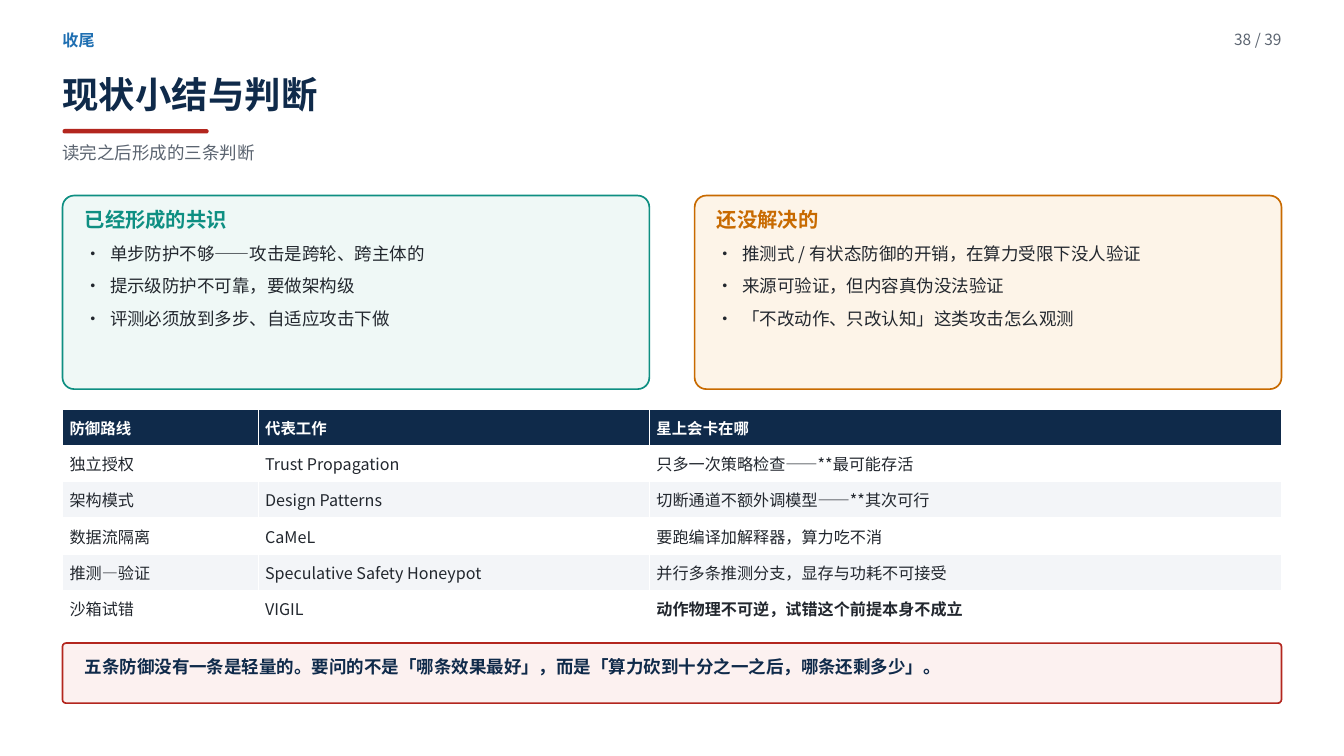
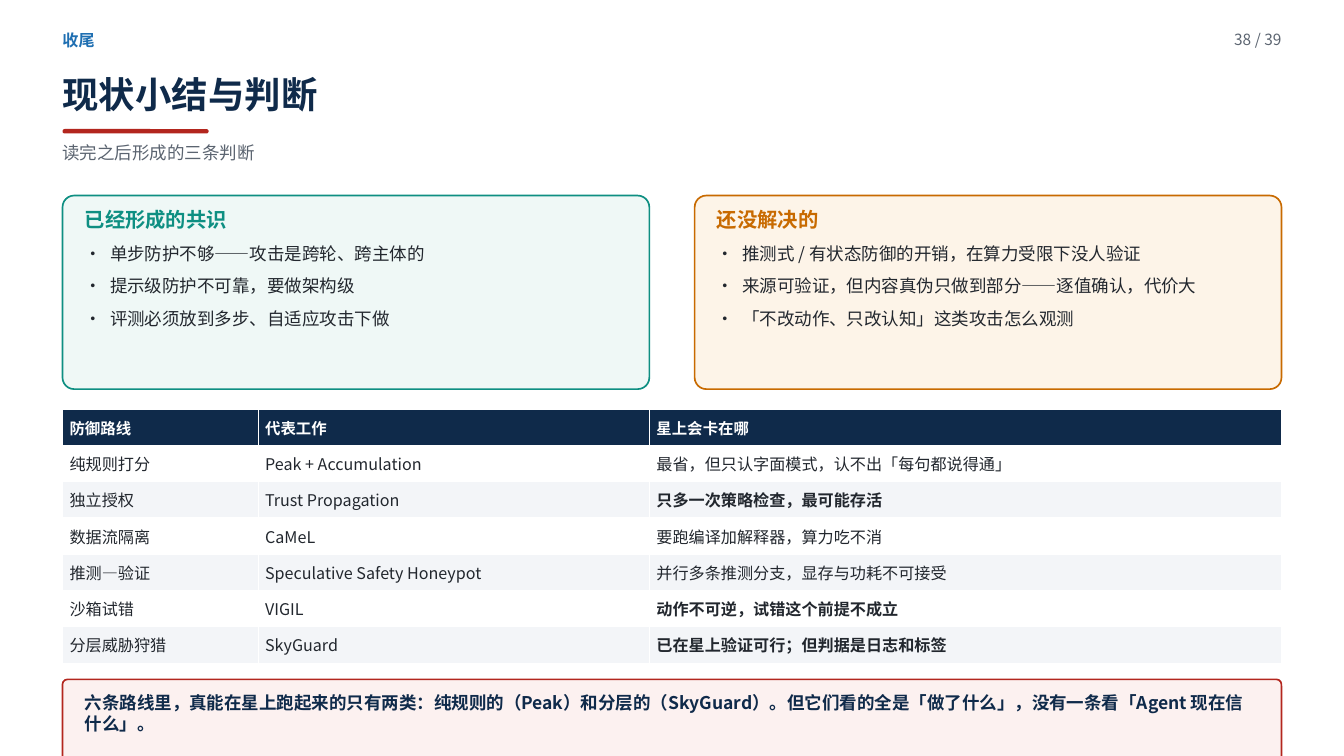
Before and after one commit to yiiiiiii1/multi-agent-remote-sensing, a slide deck: slide 38 of 阶段2-卫星多智能体防御/presentations/卫星多智能体安全调研汇报.pptx. Drawn at 1344x756 pixels with LibreOffice and Linux fonts; fonts in the diff are those of the drawing. Boxes give left, top, right and bottom in pixels: in the first picture for what was removed or moved away, otherwise in the second. Text is boxed around its words. In the diff, an @@ line names an element or a change of style, - is before the commit and + after.

Commit message:
换掉两篇：A1（workshop，防御被后来者盖住）→ Peak+Accumulation（多步检测+极轻）；B2 Design Patterns（无实验）→ SkyGuard（卫星，唯一可部署）。共 39 页，讲稿重编号为 28 分钟

```diff
--- a/阶段2-卫星多智能体防御/presentations/卫星多智能体安全调研汇报.pptx
+++ b/阶段2-卫星多智能体防御/presentations/卫星多智能体安全调研汇报.pptx
@@ text at box(742, 277, 1196, 294): text changed @@
-· 来源可验证，但内容真伪没法验证
+· 来源可验证，但内容真伪只做到部分——逐值确认，代价大
@@ table at box(63, 409, 1281, 663) @@
-row 2: 独立授权 | Trust Propagation | 只多一次策略检查——**最可能存活
+row 2: 纯规则打分 | Peak + Accumulation | 最省，但只认字面模式，认不出「每句都说得通」
-row 3: 架构模式 | Design Patterns | 切断通道不额外调模型——**其次可行
+row 3: 独立授权 | Trust Propagation | 只多一次策略检查，最可能存活
-row 6: 沙箱试错 | VIGIL | 动作物理不可逆，试错这个前提本身不成立
+row 6: 沙箱试错 | VIGIL | 动作不可逆，试错这个前提不成立
+row 7: 分层威胁狩猎 | SkyGuard | 已在星上验证可行；但判据是日志和标签
@@ rounded rectangle: place and size @@
-rounded rectangle at box(63, 643, 1281, 704)
+rounded rectangle at box(63, 680, 1281, 756)
@@ text at box(85, 694, 1243, 732): text changed @@
-五条防御没有一条是轻量的。要问的不是「哪条效果最好」，而是「算力砍到十分之一之后，哪条还剩多少」。
+六条路线里，真能在星上跑起来的只有两类：纯规则的（Peak）和分层的（SkyGuard）。但它们看的全是「做了什么」，没有一条看「Agent 现在信什么」。
```
Also in this commit, not shown: 20 other slides changed, 7 slides added, 7 slides removed, 27 other files.
